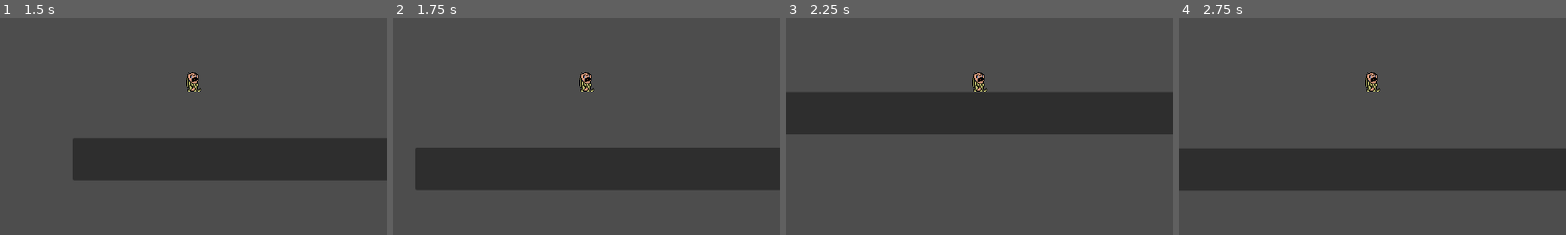
Above: before the commit, frames 1-4 (left to right).
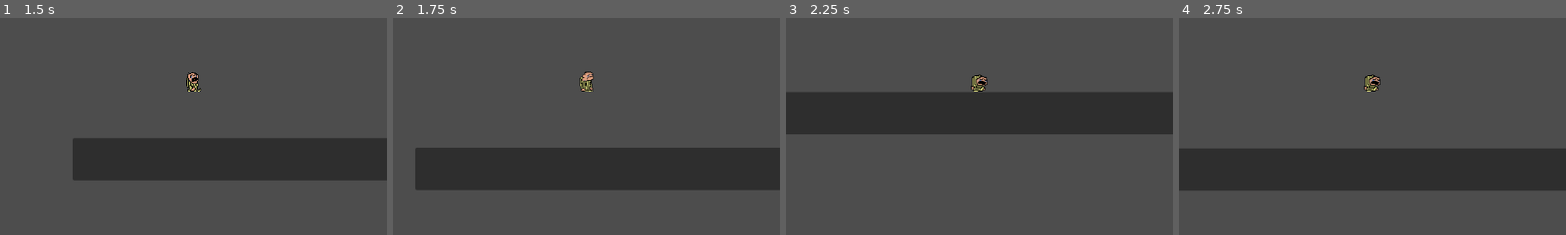
Above: after the commit, the same moments.

Repository: OneSirJar/Godotplatformer
Game: Godot game, scene res://Main Menu/Blood.tscn
Same seed, same stepped clock (60 frames per second), same inputs: the game is played once before the commit and once after it.
Inputs:
- Up to frame 1 (1.5 s): click "Blood" at 0.5 s; tap Enter (ui_accept) at 1.25 s; hold Right (ui_right) from 1.28 s (still down)
- Up to frame 2 (1.75 s): keep holding Right (ui_right); tap Enter (ui_accept) at 1.52 s
- Up to frame 3 (2.25 s): keep holding Right (ui_right)
- Up to frame 4 (2.75 s): keep holding Right (ui_right); tap Enter (ui_accept) at 2.27 s
The pictures show only the part of the screen within x 26-75%, y 35-85%; the shares and areas given below are measured in that part.

Frame 1 is identical in both runs. In frame 2, 0.3% of the frame differs, in the area x 48-52%, y 24-34%; in frame 3, 0.3%, in the area x 47-53%, y 25-34%; in frame 4, 0.3%.

Commit message:
swapped around the animation frames a tad

Diff:
--- a/Blood/Player/philip.tscn
+++ b/Blood/Player/philip.tscn
@@ -23,13 +23,13 @@
 }, {
 "frames": [{
 "duration": 1.0,
-"texture": ExtResource("1_vra4c")
-}, {
-"duration": 1.0,
 "texture": ExtResource("2_0vwm4")
 }, {
 "duration": 1.0,
 "texture": ExtResource("3_1nkv8")
+}, {
+"duration": 1.0,
+"texture": ExtResource("1_vra4c")
 }],
 "loop": false,
 "name": &"Left",
@@ -41,6 +41,9 @@
 }, {
 "duration": 1.0,
 "texture": ExtResource("3_nbpc5")
+}, {
+"duration": 1.0,
+"texture": ExtResource("1_hrq57")
 }],
 "loop": false,
 "name": &"Right",
@@ -55,4 +58,4 @@
 
 [node name="He walkin\'" type="AnimatedSprite2D" parent="."]
 sprite_frames = SubResource("SpriteFrames_uri8g")
-animation = &"Right"
+animation = &"Left"
